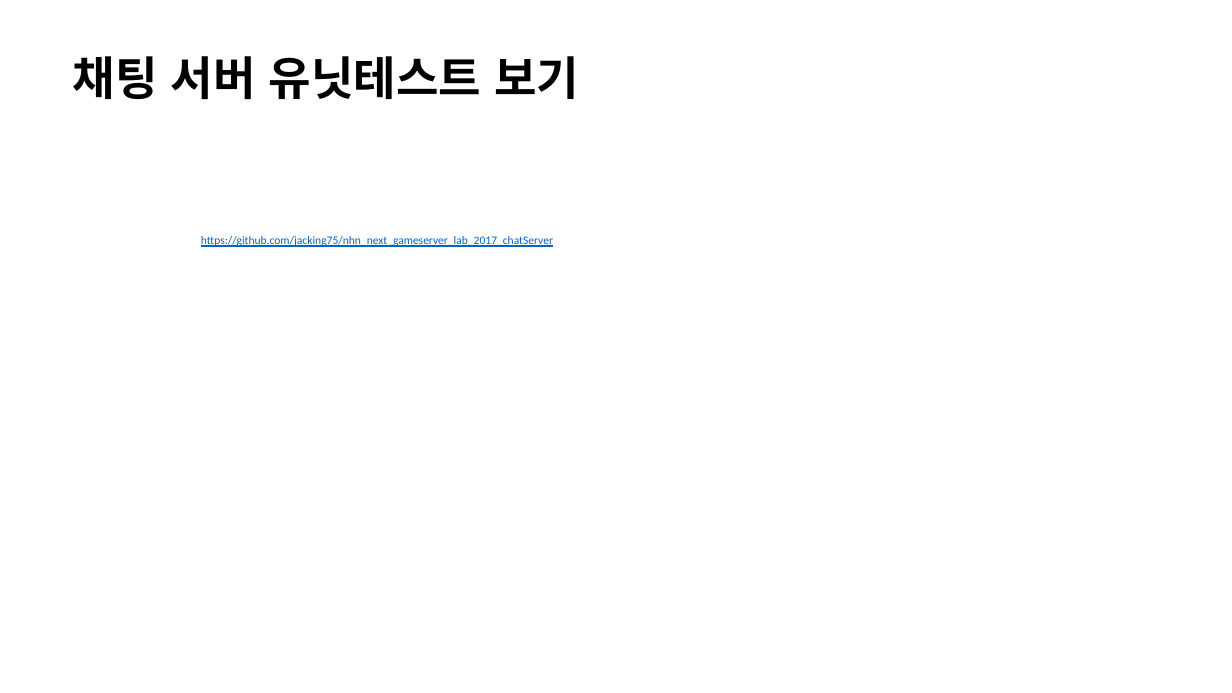
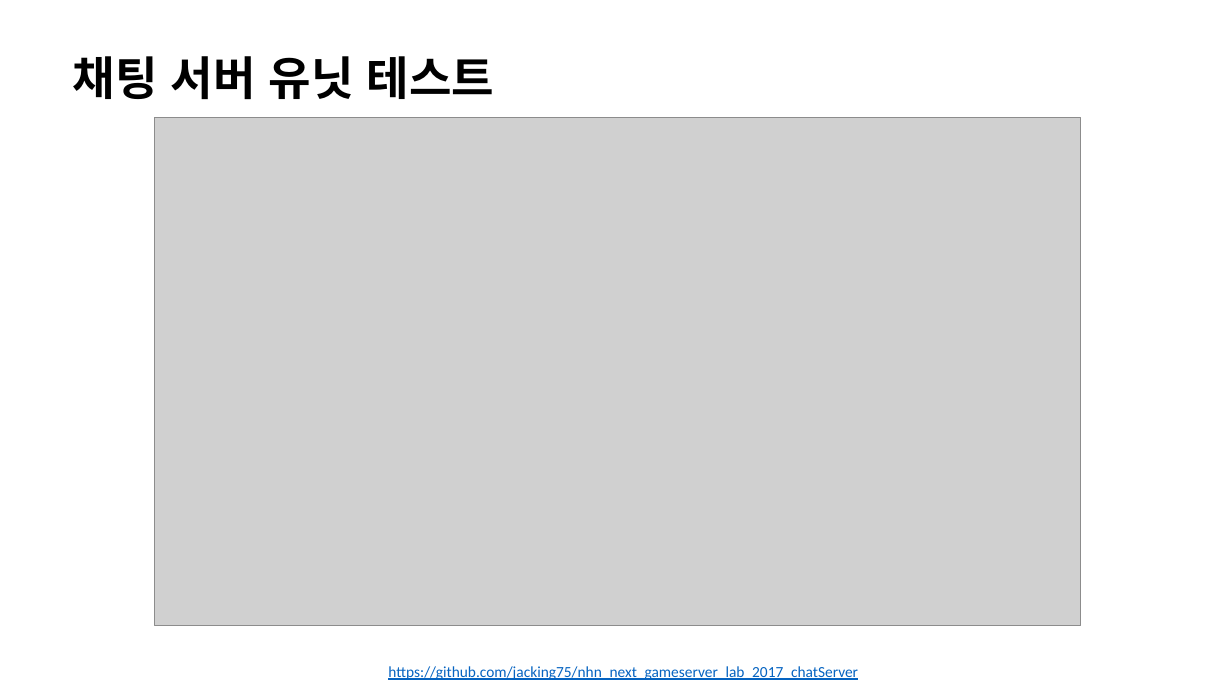
Before and after one commit to jacking75/conf_cpp_korea_2018-08, a slide deck: slide 53 of [C++ Korea 4th Seminar]Visual Cpp에서 유닛 테스트 하기.pptx (slide 54 before the commit). Drawn at 1232x693 pixels with LibreOffice and Linux fonts; fonts in the diff are those of the drawing; grey boxes stand for pictures. Boxes give left, top, right and bottom in pixels: in the first picture for what was removed or moved away, otherwise in the second. Text is boxed around its words. In the diff, an @@ line names an element or a change of style, - is before the commit and + after.

```diff
--- a/[C++ Korea 4th Seminar]Visual Cpp에서 유닛 테스트 하기.pptx
+++ b/[C++ Korea 4th Seminar]Visual Cpp에서 유닛 테스트 하기.pptx
@@ text at box(73, 56, 495, 99): text changed @@
-채팅 서버 유닛테스트 보기
+채팅 서버 유닛 테스트
@@ picture added at box(154, 117, 1080, 625) @@
@@ text "https://github.com/jacking75/nhn_next_gameserver_lab_2017_ch ...": place and size @@
-text "https://github.com/jacking75/nhn_next_gameserver_lab_2017_ch ..." at box(201, 236, 553, 247)
+text "https://github.com/jacking75/nhn_next_gameserver_lab_2017_ch ..." at box(388, 666, 858, 680)
@@ text "https://github.com/jacking75/nhn_next_gameserver_lab_2017_ch ..." at box(388, 666, 858, 680): size 18 to 24 pt @@
```
Also in this commit, not shown: 6 other slides changed, 6 slides added, 5 slides removed, 16 other files.
